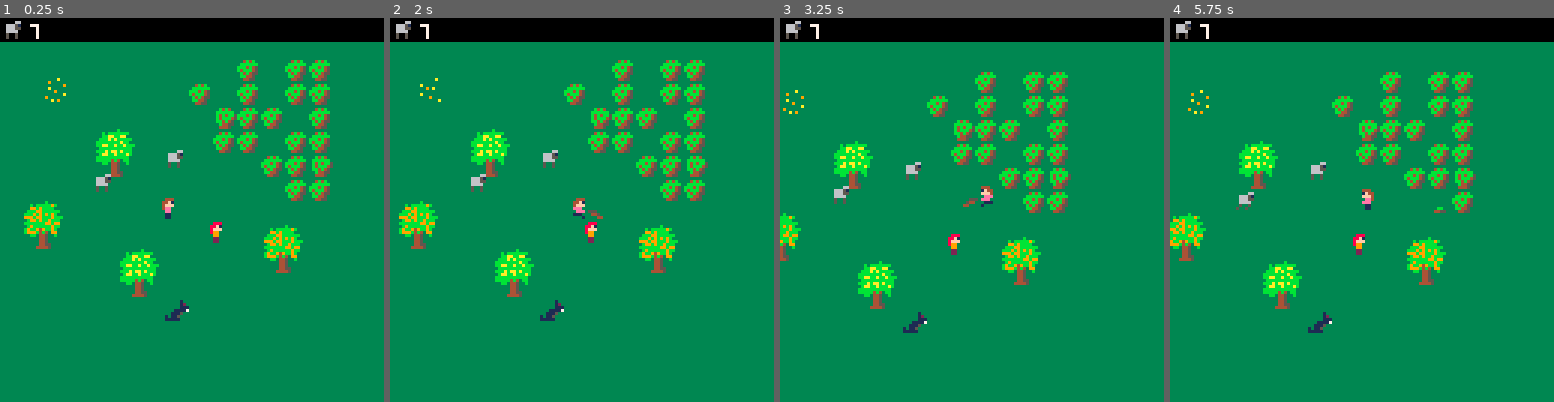
Above: before the commit, frames 1-4 (left to right).
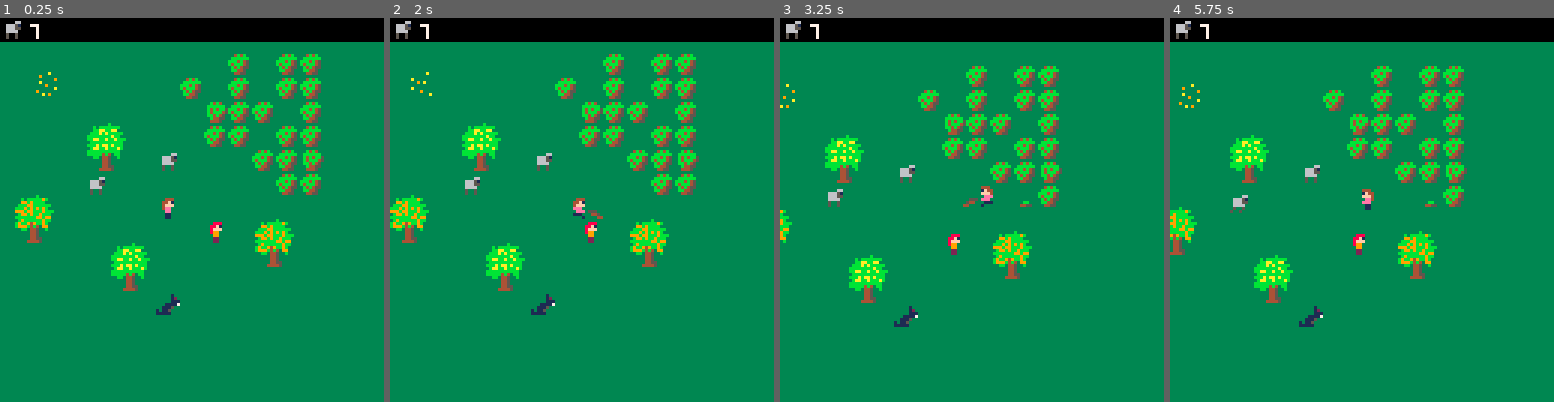
Above: after the commit, the same moments.

Repository: sdegutis/shepherdgame.com
Game: PICO-8 cartridge sheep.p8
The game is run twice, just before and just after one commit, with the same random seed, the same clock (stepped at 60 frames per second) and the same inputs.
Inputs:
- Up to frame 1 (0.25 s): no input
- Up to frame 2 (2 s): tap X (X key) at 0.33, 1.07, 1.85 s; tap O (Z key) at 0.7, 1.7 s; hold Right from 1.6 s (still down)
- Up to frame 3 (3.25 s): release Right at 2.1 s; tap O (Z key) at 2.1, 2.5, 2.9 s; hold Up 2.15-2.42 s; hold Right 2.47-3.03 s; tap X (X key) at 2.97 s; hold Left from 3.08 s (still down)
- Up to frame 4 (5.75 s): tap O (Z key) every 0.4 s from 3.3 to 5.7 s; release Left at 3.58 s; hold Down 3.63-3.97 s; hold Right 4.02-4.68 s; tap X (X key) at 4.08, 5.2 s; hold Up 4.73-5.03 s; hold Left 5.08-5.68 s; hold Down from 5.73 s (still down)

The runs differ from the first frame. In frame 1, 11% of the frame differs, in the area x 3-87%, y 9-79%; in frame 2, 11%; in frame 3, 10%; in frame 4, 11%.

Commit message:
Offsetting initial positions.

Diff:
--- a/sheep.p8
+++ b/sheep.p8
@@ -269,10 +269,12 @@
 -- players
 
 function makeplayer(x,y,n)
+	local offx=3
+	local offy=2
 	e={
 		k='player',
-		x=x*8,
-		y=y*8,
+		x=x*8+offx,
+		y=y*8+offy,
 		w=2,
 		h=6,
 		n=n,
@@ -286,8 +288,8 @@
   act=nil,
   act_t=nil,
 		d=1,
-		offx=3,
-		offy=2,
+		offx=offx,
+		offy=offy,
 	}
 	add_to_emap(e)
 	return e
@@ -619,14 +621,16 @@
 sheep_speed=0.2
 
 function makesheep(x,y,d)
+	local offx=1
+	local offy=3
 	add_to_emap({
 		k='sheep',
-		x=x*8,
-		y=y*8,
+		x=x*8+offx,
+		y=y*8+offy,
 		w=5,
 		h=5,
-		offx=1,
-		offy=3,
+		offx=offx,
+		offy=offy,
 		t=d and 30 or 0,
 		speed=sheep_speed,
 		movable=true,
